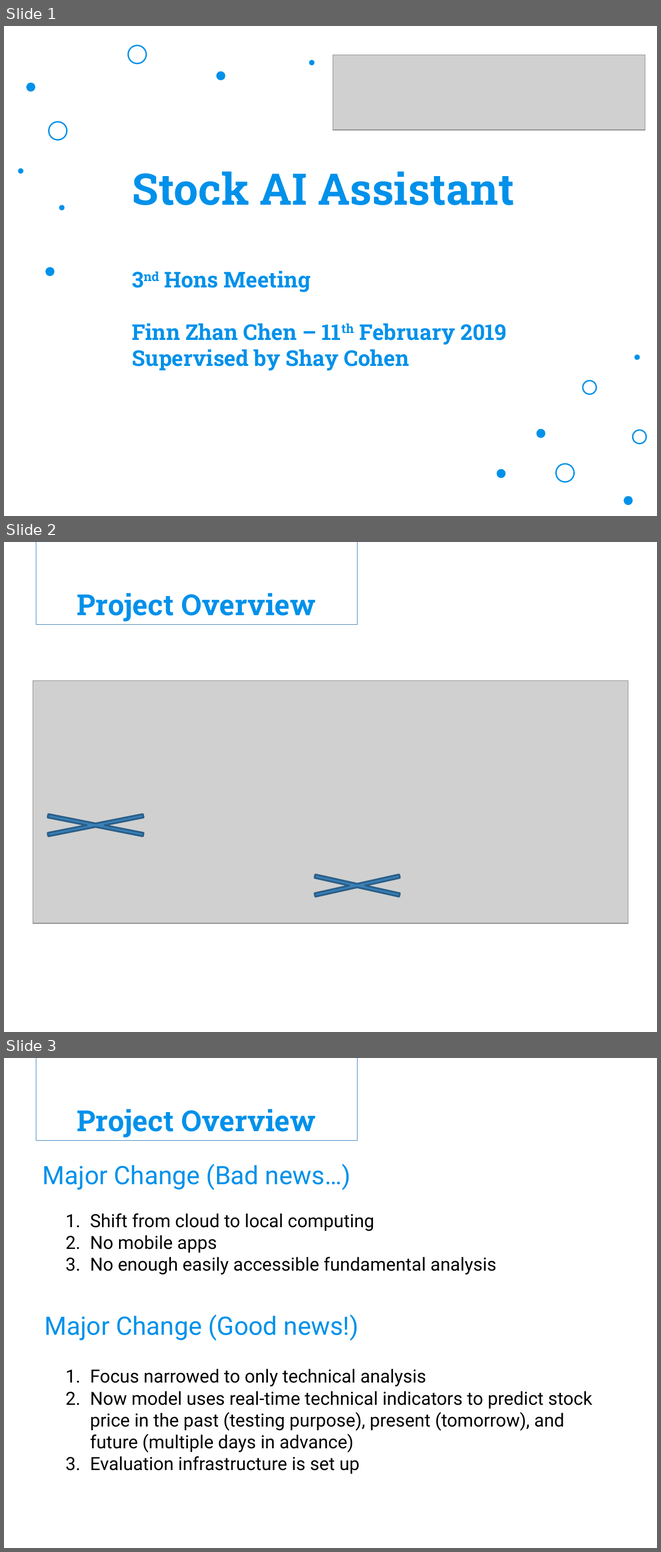
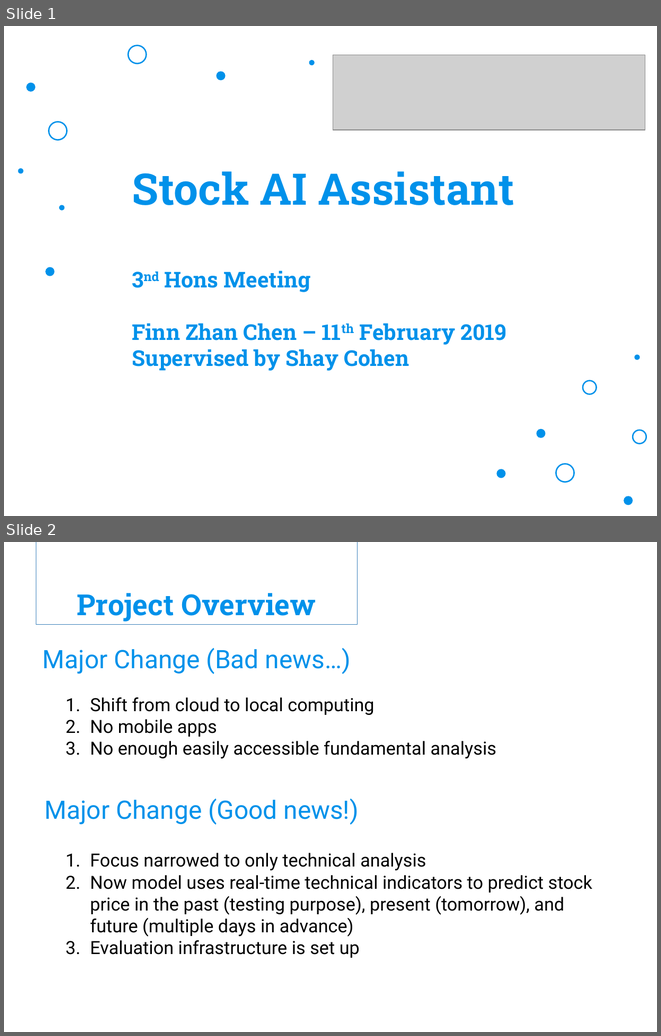
Before and after one commit to FinnZC/Stock-AI, a slide deck: Other/Hons Meeting 3 Presentation.pptx. Shown one above the other, each under a label of ours: slides 1, 2 and 3 before the commit, slides 1 and 2 after it. The pictures are 661x1552 and 661x1036 pixels, drawn with LibreOffice and Linux fonts; fonts in the diff are those of the drawing; grey boxes stand for pictures; background and template pictures are left out. Boxes give left, top, right and bottom in pixels: in the first picture for what was removed or moved away, otherwise in the second. Text is boxed around its words. In the diff, an @@ line names an element or a change of style, - is before the commit and + after.

```diff
--- a/Other/Hons Meeting 3 Presentation.pptx
+++ b/Other/Hons Meeting 3 Presentation.pptx
@@ slide 2 removed at [4, 542, 657, 1032], background picture (left out) @@
@@ rectangle removed at [36, 542, 358, 625] @@
-Project Overview
@@ picture removed at [33, 680, 628, 923] @@
@@ cross removed at [4, 807, 187, 843] @@
@@ cross removed at [276, 867, 438, 903] @@
@@ what was slide 3 is now slide 2 @@
```
Also in this commit, not shown: 3 slides changed, 5 slides added, 4 other files.
